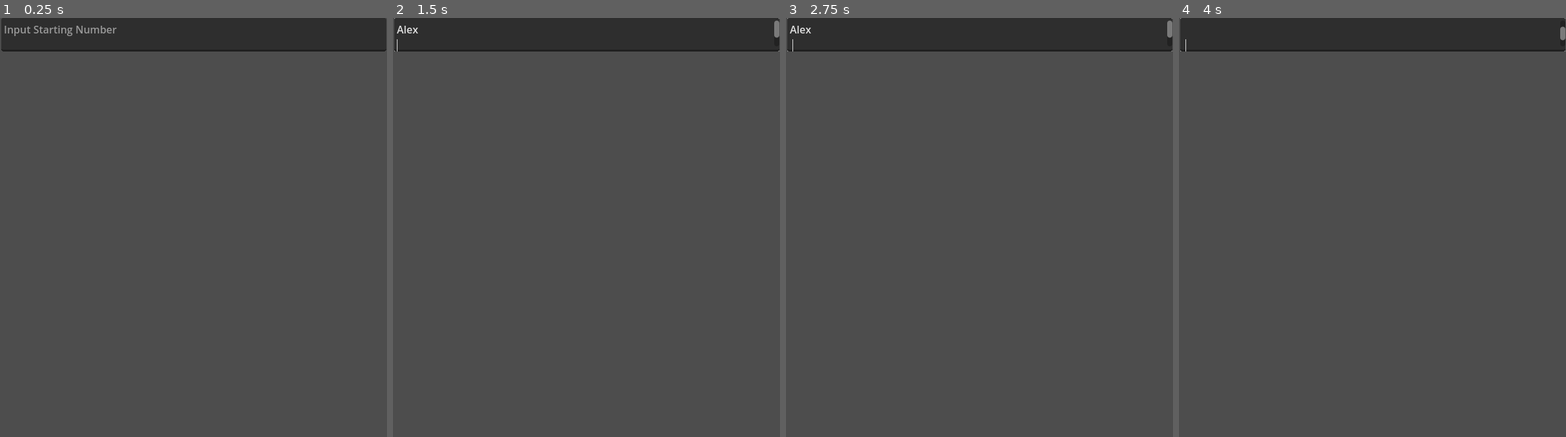
Above: before the commit, frames 1-4 (left to right).
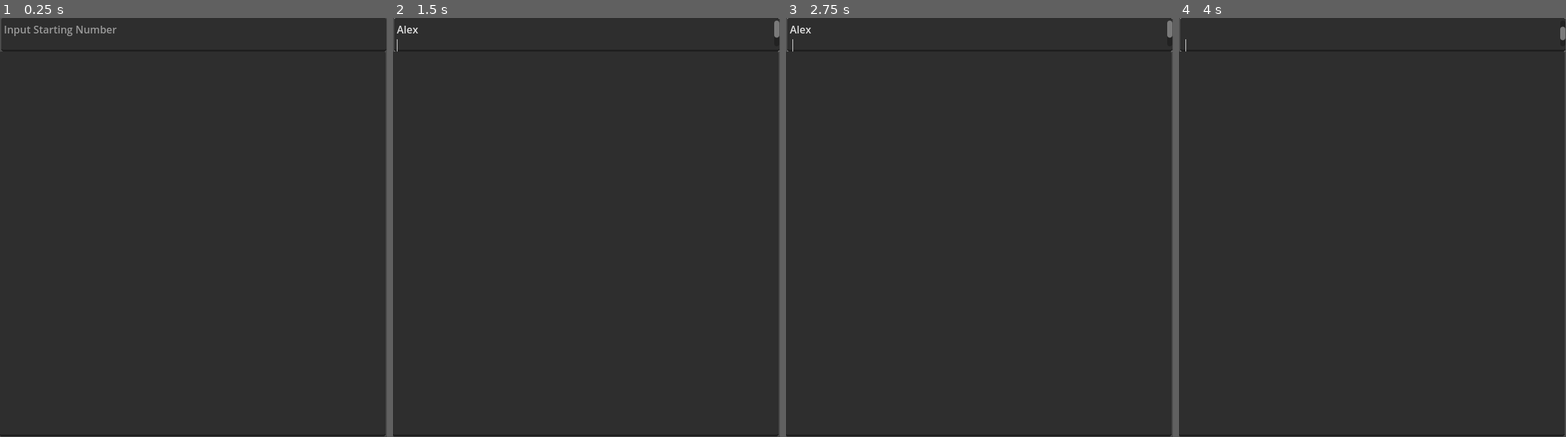
Above: after the commit, the same moments.

Repository: AnushaChatto/Dynamic-Algos
Game: Godot game, scene res://node_2d.tscn
Two runs of this game, one before a commit and one after it. Both use one fixed random seed, a clock stepped at 60 frames per second and the inputs below. Before the commit the project has no main scene; this scene is started directly in both runs.
Inputs (mouse positions are in pixels of both pictures, inside the frame that each line leads up to):
- Up to frame 1 (0.25 s): no input
- Up to frame 2 (1.5 s): click (586, 34) at 0.52 s; type "Alex" at 0.6 s; tap Enter at 1.25 s
- Up to frame 3 (2.75 s): tap Space at 2 s
- Up to frame 4 (4 s): tap Enter at 2.75 s; tap Space at 3.5 s

The runs differ from the first frame. In frame 1, 92% of the frame differs, in the area x 0-100%, y 8-100%; in frame 2, 92%; in frame 3, 92%; in frame 4, 92%.
Error after the commit: Invalid call. Nonexistent function 'is_valid_integer' in base 'String'. (res://node_2d.gd:41)

Commit message:
error:nul

Diff:
--- /dev/null
+++ b/fibo/node_2d.gd
@@ -0,0 +1,45 @@
+extends Node2D
+
+var start
+var output
+var temp
+var i = int(1)
+var sum
+# Called when the node enters the scene tree for the first time.
+#func fibo(start):
+	#output = ""
+	#if (int(start)<=1):
+		#output=start
+	#else:
+		#output=[start,start]
+		#while(i<10):
+			#temp = output[i-1]+output[i]
+			#output.append(temp)
+			#i= i+1
+
+func fibo(start):
+	var output = []
+	if int(start) <= 1:
+		output.append(start)
+	else:
+		output = [start, start]
+		var i = 2
+		while i < 10:
+			var temp = output[i-1] + output[i-2]
+			output.append(temp)
+			i += 1
+	return output
+
+func _ready() -> void:
+
+	pass # Replace with function body.1
+
+
+# Called every frame. 'delta' is the elapsed time since the previous frame.
+func _process(delta: float) -> void:
+	start = get_node("TextEdit").text
+	if start.is_valid_integer():
+		fibo(start)
+		print(output)
+		get_node("Container").text = output.join(", ")
+	pass
--- a/fibo/node_2d.tscn
+++ b/fibo/node_2d.tscn
@@ -1,20 +1,18 @@
-[gd_scene load_steps=3 format=3 uid="uid://ds564bi4clanb"]
+[gd_scene load_steps=2 format=3 uid="uid://ds564bi4clanb"]
 
-[ext_resource type="Script" path="res://text_edit.gd" id="1_g2ydf"]
-[ext_resource type="Script" path="res://container.gd" id="2_j6clx"]
+[ext_resource type="Script" path="res://node_2d.gd" id="1_crm4u"]
 
 [node name="Node2D" type="Node2D"]
+script = ExtResource("1_crm4u")
 
 [node name="TextEdit" type="TextEdit" parent="."]
 offset_left = 2.0
 offset_right = 599.0
 offset_bottom = 52.0
 placeholder_text = "Input Starting Number"
-script = ExtResource("1_g2ydf")
 
-[node name="Container" type="Container" parent="."]
+[node name="Container" type="TextEdit" parent="."]
 offset_left = -1.0
 offset_top = 52.0
 offset_right = 598.0
 offset_bottom = 649.0
-script = ExtResource("2_j6clx")
--- a/fibo/project.godot
+++ b/fibo/project.godot
@@ -11,6 +11,7 @@
 [application]
 
 config/name="Fibo"
+run/main_scene="res://node_2d.tscn"
 config/features=PackedStringArray("4.3", "Forward Plus")
 config/icon="res://icon.svg"
 
@@ -18,3 +19,4 @@
 
 window/size/viewport_width=600
 window/size/viewport_height=650
+window/stretch/mode="canvas_items"
